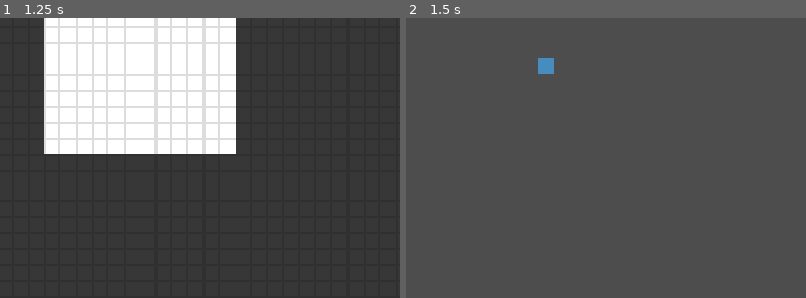
Above: before the commit, frames 1-2 (left to right).
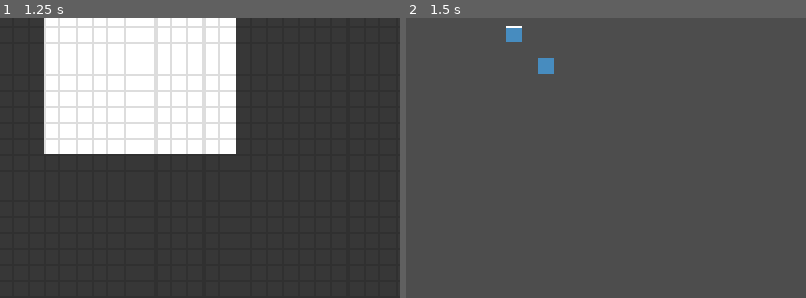
Above: after the commit, the same moments.

Repository: Cryatonic/mage-s-manor
Game: Godot game, scene res://scenes/test_game.tscn
The game is run twice, just before and just after one commit, with the same random seed, the same clock (stepped at 60 frames per second) and the same inputs. The engine's default icon, where the game draws it, is replaced by a stand-in: a white triangle on a blue panel in a dark square.
Inputs:
- Up to frame 1 (1.25 s): click "Estate" at 0.5 s
- Up to frame 2 (1.5 s): click "Upgrades" at 1.25 s
The pictures show only the part of the screen within x 32-82%, y 41-91%; the shares and areas given below are measured in that part.

Frame 1 is identical in both runs. In frame 2, 0.2% of the frame differs, in the area x 25-29%, y 2-9%.

Commit message:
Upgrades Functional
A rudimentary system for upgrades currently works, with an upgrade for general research and for any mines.

Diff:
--- a/project.godot
+++ b/project.godot
@@ -25,6 +25,10 @@
 window/size/viewport_height=1120
 window/stretch/mode="canvas_items"
 window/stretch/aspect="expand"
+
+[global_group]
+
+GameScreen=""
 
 [input]
 
--- a/scenes/Upgrades/efficient_research.tscn
+++ b/scenes/Upgrades/efficient_research.tscn
@@ -2,9 +2,17 @@
 
 [ext_resource type="PackedScene" uid="uid://tjsk5jpku4em" path="res://scenes/Upgrades/base_upgrade.tscn" id="1_cpxc2"]
 [ext_resource type="Script" uid="uid://jx4l53c37814" path="res://scripts/Upgrades/efficient_research.gd" id="2_0ys48"]
+[ext_resource type="Script" uid="uid://d36ox471iyrdg" path="res://scripts/Upgrades/base_upgrade_strategy.gd" id="3_qcdu7"]
+[ext_resource type="Script" uid="uid://bf1lpi1i7w0ts" path="res://scripts/Upgrades/efficient_research_strategy.gd" id="4_uqfch"]
+
+[sub_resource type="Resource" id="Resource_0ys48"]
+script = ExtResource("4_uqfch")
+type = 1
+metadata/_custom_type_script = "uid://bf1lpi1i7w0ts"
 
 [node name="EfficientResearch" unique_id=670764094 instance=ExtResource("1_cpxc2")]
 script = ExtResource("2_0ys48")
+upgrades = Array[ExtResource("3_qcdu7")]([SubResource("Resource_0ys48")])
 max_num_buy = 5
 upgrade_name = "Efficient Research"
 
--- /dev/null
+++ b/scenes/Upgrades/prosperous_mines.tscn
@@ -0,0 +1,18 @@
+[gd_scene format=3 uid="uid://bbknffokxvfbm"]
+
+[ext_resource type="PackedScene" uid="uid://tjsk5jpku4em" path="res://scenes/Upgrades/base_upgrade.tscn" id="1_1bfhf"]
+[ext_resource type="Script" uid="uid://di4h0hawdt31o" path="res://scripts/Upgrades/prosperous_mines.gd" id="2_ayrey"]
+[ext_resource type="Script" uid="uid://d36ox471iyrdg" path="res://scripts/Upgrades/base_upgrade_strategy.gd" id="3_rj15k"]
+[ext_resource type="Script" uid="uid://dak13rfa2djpv" path="res://scripts/Upgrades/prosperous_mines_strategy.gd" id="4_u8uds"]
+
+[sub_resource type="Resource" id="Resource_dthvl"]
+script = ExtResource("4_u8uds")
+type = 2
+buildings = Array[int]([3])
+metadata/_custom_type_script = "uid://dak13rfa2djpv"
+
+[node name="ProsperousMines" unique_id=670764094 instance=ExtResource("1_1bfhf")]
+script = ExtResource("2_ayrey")
+upgrades = Array[ExtResource("3_rj15k")]([SubResource("Resource_dthvl")])
+max_num_buy = 10
+upgrade_name = "Prosperous Mines"
--- a/scenes/game_screen.tscn
+++ b/scenes/game_screen.tscn
@@ -281,7 +281,7 @@
 [sub_resource type="TileSet" id="TileSet_8tvxp"]
 sources/0 = SubResource("TileSetScenesCollectionSource_vqtp5")
 
-[node name="GameScreen" type="Node2D" unique_id=888900221]
+[node name="GameScreen" type="Node2D" unique_id=888900221 groups=["GameScreen"]]
 script = ExtResource("1_dthvl")
 
 [node name="Tilemaps" type="Node2D" parent="." unique_id=1692935764]
--- a/scenes/upgrades_screen.tscn
+++ b/scenes/upgrades_screen.tscn
@@ -2,9 +2,13 @@
 
 [ext_resource type="Script" uid="uid://cqplju3ptyay1" path="res://scripts/upgrade_screen.gd" id="1_mh8j6"]
 [ext_resource type="PackedScene" uid="uid://chx1ipunxn17g" path="res://scenes/Upgrades/efficient_research.tscn" id="2_iswj5"]
+[ext_resource type="PackedScene" uid="uid://bbknffokxvfbm" path="res://scenes/Upgrades/prosperous_mines.tscn" id="3_acpmw"]
 
 [node name="UpgradesScreen" type="Node2D" unique_id=243193083]
 script = ExtResource("1_mh8j6")
 
 [node name="EfficientResearch" parent="." unique_id=670764094 instance=ExtResource("2_iswj5")]
 position = Vector2(400, 280)
+
+[node name="ProsperousMines" parent="." unique_id=1518572513 instance=ExtResource("3_acpmw")]
+position = Vector2(368, 248)
--- a/scripts/Upgrades/base_upgrade.gd
+++ b/scripts/Upgrades/base_upgrade.gd
@@ -58,6 +58,8 @@
 		for cost in upgrade_costs:
 			ResourcesHolder.resources_held[cost[0]] -= cost[1] * (pow(2, curr_num_buy))
 		curr_num_buy += 1
+		for each : BaseUpgradeStrategy in upgrades:
+			each.obtain_upgrade()
 		print("Bought: " + upgrade_name)
 	else: print("Cannot Afford: " + upgrade_name)
 
--- a/scripts/Upgrades/base_upgrade_strategy.gd
+++ b/scripts/Upgrades/base_upgrade_strategy.gd
@@ -1,15 +1,31 @@
 extends Resource
 class_name BaseUpgradeStrategy
 
-enum UpgradeTypes {Player, Building}
+enum UpgradeTypes {Player, PlayerBonus, Building}
 #Player or Building Upgrade
 @export var type: UpgradeTypes
 
 enum ValidBuildings {None, Manor, Farm, Mine, Pasture}
 @export var buildings : Array[ValidBuildings]
 
-func add_upgrade(up_obj : Node2D) -> void:
+func obtain_upgrade() -> void:
+	if type == UpgradeTypes.PlayerBonus:
+		add_upgrade(ResourcesHolder.player_bonuses)
+	elif type == UpgradeTypes.Player:
+		add_upgrade(ResourcesHolder.player_upgrades)
+	else:
+		for building in Engine.get_main_loop().get_first_node_in_group("GameScreen").get_node("Buildings").get_children():
+			if building is ManorBuilding and buildings.has(ValidBuildings.Manor):
+				add_upgrade(building)
+			elif building is FarmBuilding and buildings.has(ValidBuildings.Farm):
+				add_upgrade(building)
+			elif building is MineBuilding and buildings.has(ValidBuildings.Mine):
+				add_upgrade(building)
+			elif building is PastureBuilding and buildings.has(ValidBuildings.Pasture):
+				add_upgrade(building)
+
+func add_upgrade(up_obj) -> void:
 	pass
 
-func remove_upgrade(up_obj : Node2D) -> void:
+func remove_upgrade(up_obj) -> void:
 	pass
--- a/scripts/Upgrades/efficient_research_strategy.gd
+++ b/scripts/Upgrades/efficient_research_strategy.gd
@@ -1,8 +1,8 @@
 extends BaseUpgradeStrategy
 class_name EfficResStrategy
 
-func add_upgrade(up_obj : Node2D) -> void:
-	pass
+func add_upgrade(up_obj) -> void:
+	up_obj["Knowledge"][1] += 1.0
 
-func remove_upgrade(up_obj : Node2D) -> void:
-	pass
+func remove_upgrade(up_obj) -> void:
+	up_obj["Knowledge"][1] -= 1.0
--- /dev/null
+++ b/scripts/Upgrades/prosperous_mines.gd
@@ -0,0 +1,9 @@
+extends BaseUpgrade
+class_name ProsMinesUpgrade
+
+func set_upgrade_costs() -> void:
+	upgrade_costs = [
+		["Gold", 10],
+		["Minerals", 50],
+		["Arcane Esoterica", 1]
+	]
--- /dev/null
+++ b/scripts/Upgrades/prosperous_mines_strategy.gd
@@ -0,0 +1,16 @@
+extends BaseUpgradeStrategy
+class_name ProsMinesStrategy
+
+func add_upgrade(up_obj) -> void:
+	for res in up_obj.resources:
+		if res[0] == "Minerals":
+			res[1] += 1.0
+		elif res[0] == "Gold":
+			res[1] += 1.0
+
+func remove_upgrade(up_obj) -> void:
+	for res in up_obj.resources:
+		if res[0] == "Minerals":
+			res[1] -= 1.0
+		elif res[0] == "Gold":
+			res[1] -= 1.0
--- a/scripts/base_building.gd
+++ b/scripts/base_building.gd
@@ -7,6 +7,8 @@
 var resources : Array[Array] = []
 var shape : Array[Array] = []
 var built : bool = false
+
+var upgrades : Array[BaseUpgrade] = []
 
 var active : bool = false
 
--- a/scripts/resources_holder.gd
+++ b/scripts/resources_holder.gd
@@ -22,6 +22,17 @@
 }
 
 var work_power : float = 2000.0
+var player_upgrades : Array[BaseUpgrade] = []
+#Flat Bonus, Multiplier
+var player_bonuses : Dictionary[String, Array] = {
+	"Gold": [0.0, 1.0],
+	"Knowledge": [0.0, 1.0],
+	"Arcane Esoterica": [0.0, 1.0],
+	"Food": [0.0, 1.0],
+	"Animal Products": [0.0, 1.0],
+	"Plant Products": [0.0, 1.0],
+	"Minerals": [0.0, 1.0]
+}
 
 # Called when the node enters the scene tree for the first time.
 func _ready() -> void:
@@ -35,4 +46,4 @@
 
 func _on_get_resources(res: String, amt: int) -> void:
 	if not resources_held.has(res): return
-	resources_held[res] += amt
+	resources_held[res] += (amt + player_bonuses[res][0]) * player_bonuses[res][1]
Not shown, added: scripts/Upgrades/prosperous_mines.gd.uid
Not shown, added: scripts/Upgrades/prosperous_mines_strategy.gd.uid
